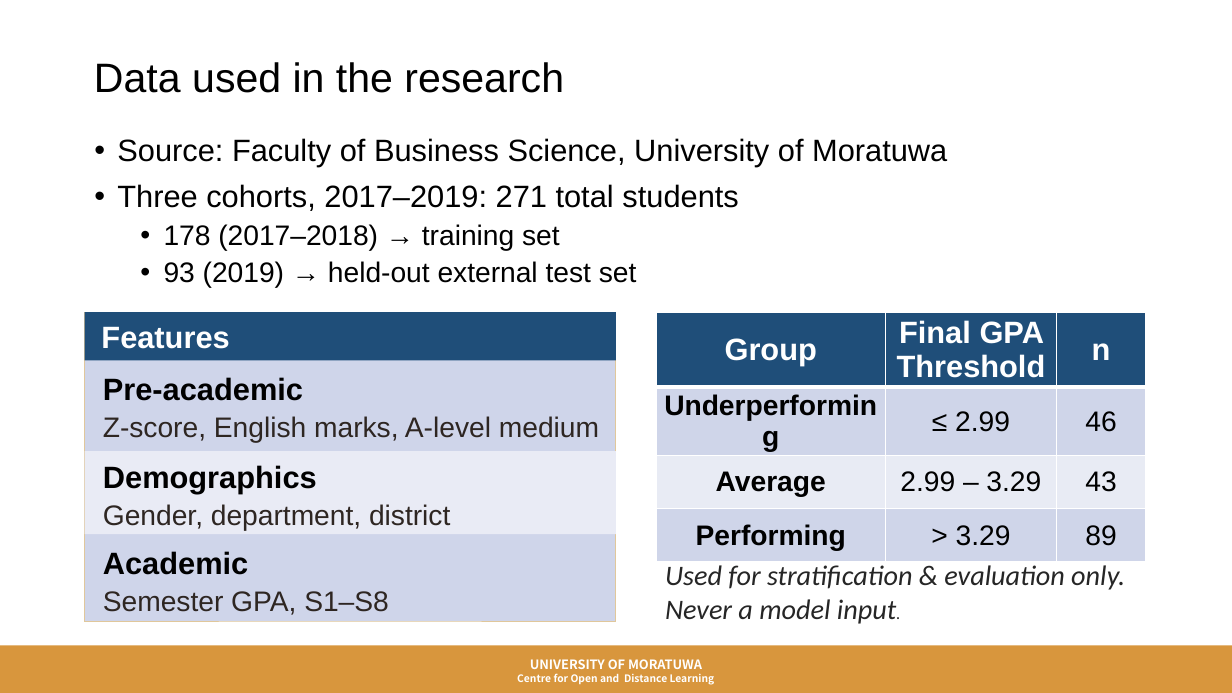
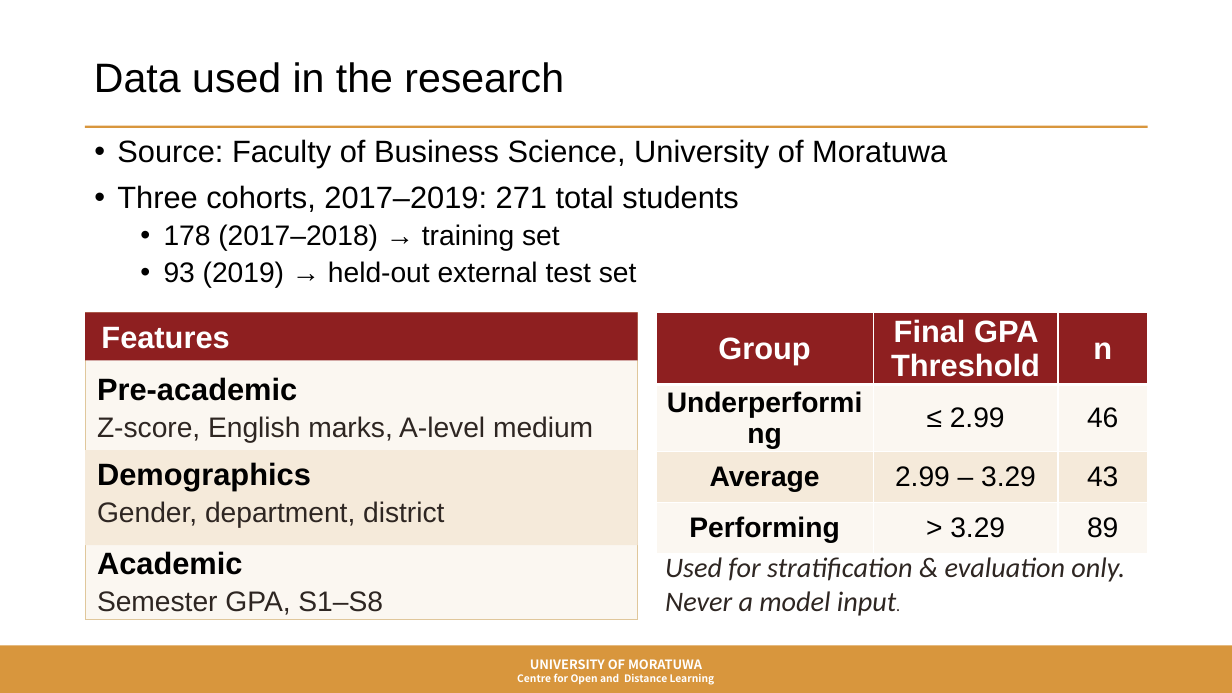
Before and after one commit to SayuriWitharana/GPA_Prediction_Framework, a slide deck: slide 4 of ICODE26_GPA_Presentation.pptx. Drawn at 1232x693 pixels with LibreOffice and Linux fonts; fonts in the diff are those of the drawing; background and template pictures are left out. Boxes give left, top, right and bottom in pixels: in the first picture for what was removed or moved away, otherwise in the second. Text is boxed around its words. In the diff, an @@ line names an element or a change of style, - is before the commit and + after.

```diff
--- a/ICODE26_GPA_Presentation.pptx
+++ b/ICODE26_GPA_Presentation.pptx
@@ title "Data used in the research" at <box>94,62,564,93</box>: text colour #000000 to none @@
@@ text "Source: Faculty of Business Science, ..." at <box>117,139,947,288</box>: text colour #000000 to none @@
@@ rectangle added at <box>85,126,1148,128</box>, fill #D8963D @@
@@ rectangle: place and size @@
-rectangle at <box>85,312,616,621</box>
+rectangle at <box>85,312,638,619</box>
@@ rectangle at <box>85,312,638,619</box>: fill #CFD5EA to #FBF7F1 @@
@@ rectangle: place and size @@
-rectangle at <box>85,312,616,360</box>
+rectangle at <box>85,312,638,360</box>
@@ rectangle at <box>85,312,638,360</box>: fill #1F4E79 to #8E1F20 @@
@@ rectangle "Features": place and size @@
-rectangle "Features" at <box>101,326,229,349</box>
+rectangle "Features" at <box>96,316,628,357</box>
@@ rectangle "Features" at <box>96,316,628,357</box>: fill none to #8E1F20 @@
@@ table at <box>656,312,1148,547</box> @@
@@ fill #1F4E79 to #8E1F20 in row 1 @@
@@ fill #CFD5EA to #FBF7F1 in 6 cells @@
@@ fill #E9EBF5 to #F5EADA in row 3 @@
@@ text colour #000000 to none in "≤ 2.99", "46", "2.99 – 3.29", "43" and 2 more places @@
@@ text at <box>97,377,297,401</box>: text colour #000000 to none in "Pre-academic" @@
@@ rectangle: place and size @@
-rectangle at <box>85,451,616,534</box>
+rectangle at <box>85,450,638,545</box>
@@ rectangle at <box>85,450,638,545</box>: fill #E9EBF5 to #F5EADA @@
@@ text at <box>97,462,311,491</box>: text colour #000000 to none in "Demographics" @@
@@ text at <box>97,551,242,575</box>: text colour #000000 to none in "Academic" @@
@@ text "Used for stratification & evaluation ...": place and size @@
-text "Used for stratification & evaluation ..." at <box>665,565,1125,624</box>
+text "Used for stratification & evaluation ..." at <box>665,557,1125,616</box>
@@ text "Used for stratification & evaluation ..." at <box>665,557,1125,616</box>: text colour #262626 to #2E2622 @@
```
Also in this commit, not shown: 11 other slides changed, 3 other files.
